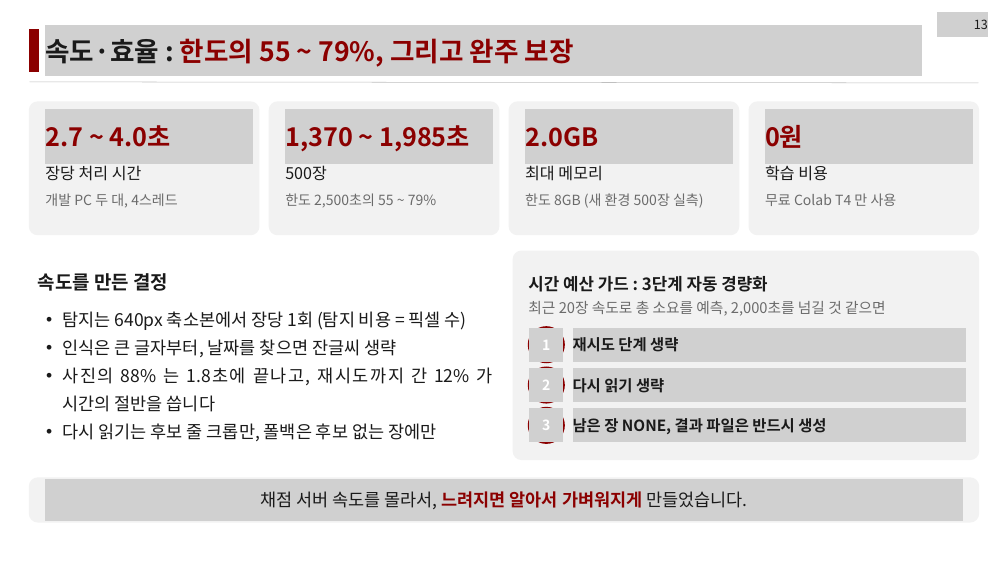
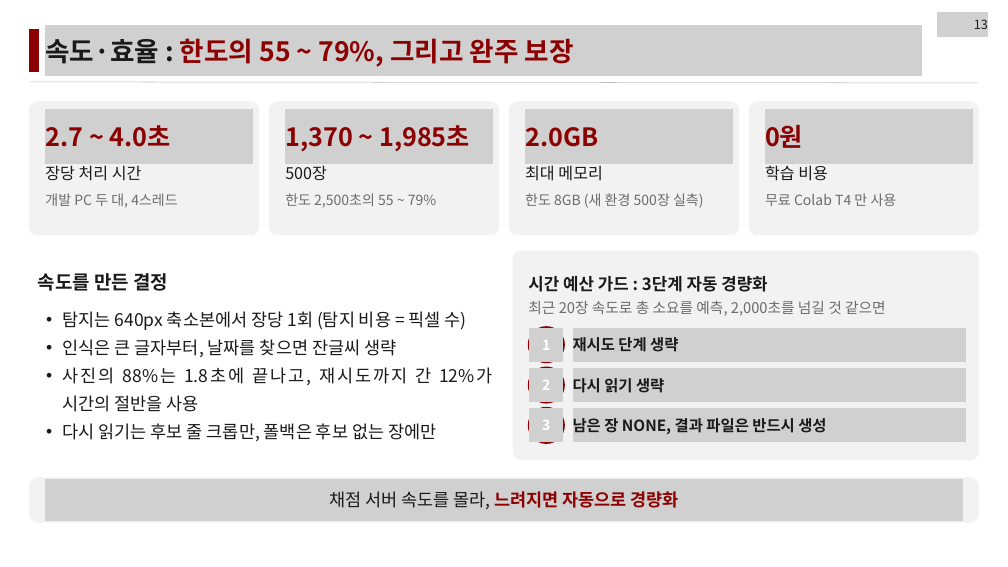
Before and after one commit to LEEbyeongchul/itda3-CODE-subway, a slide deck: slide 13 of 발표/[CODE]_서브웨이_본선발표.pptx. Drawn at 1008x567 pixels with LibreOffice and Linux fonts; fonts in the diff are those of the drawing; grey boxes stand for pictures. Boxes give left, top, right and bottom in pixels: in the first picture for what was removed or moved away, otherwise in the second. Text is boxed around its words. In the diff, an @@ line names an element or a change of style, - is before the commit and + after.

```diff
--- a/발표/[CODE]_서브웨이_본선발표.pptx
+++ b/발표/[CODE]_서브웨이_본선발표.pptx
@@ text at (63, 367, 493, 412): text changed @@
-  • 사진의 88% 는 1.8초에 끝나고, 재시도까지 간 12% 가 시간의 절반을 씁니다
+  • 사진의 88%는 1.8초에 끝나고, 재시도까지 간 12%가 시간의 절반을 사용
@@ text at (329, 491, 679, 509): text changed; text colour #1A1A1A to #8B0000; bold on @@
-채점 서버 속도를 몰라서, 느려지면 알아서 가벼워지게 만들었습니다.
+채점 서버 속도를 몰라, 느려지면 자동으로 경량화
```
Also in this commit, not shown: 16 other slides changed, 1 other file.
